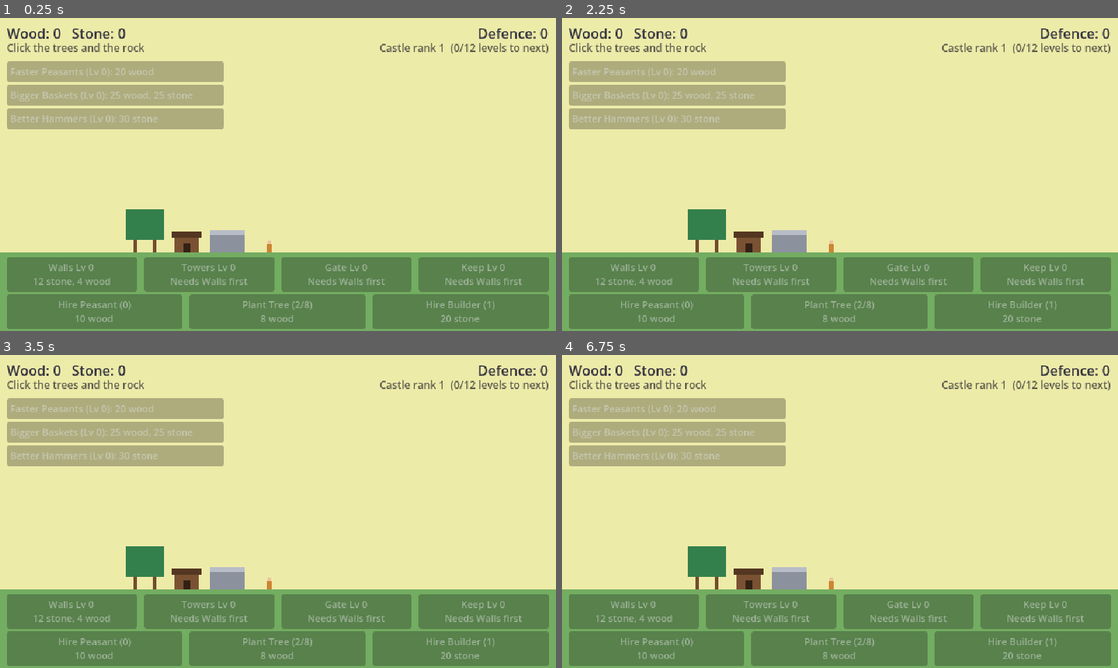
Above: before the commit, frames 1-4 (two rows, left to right).
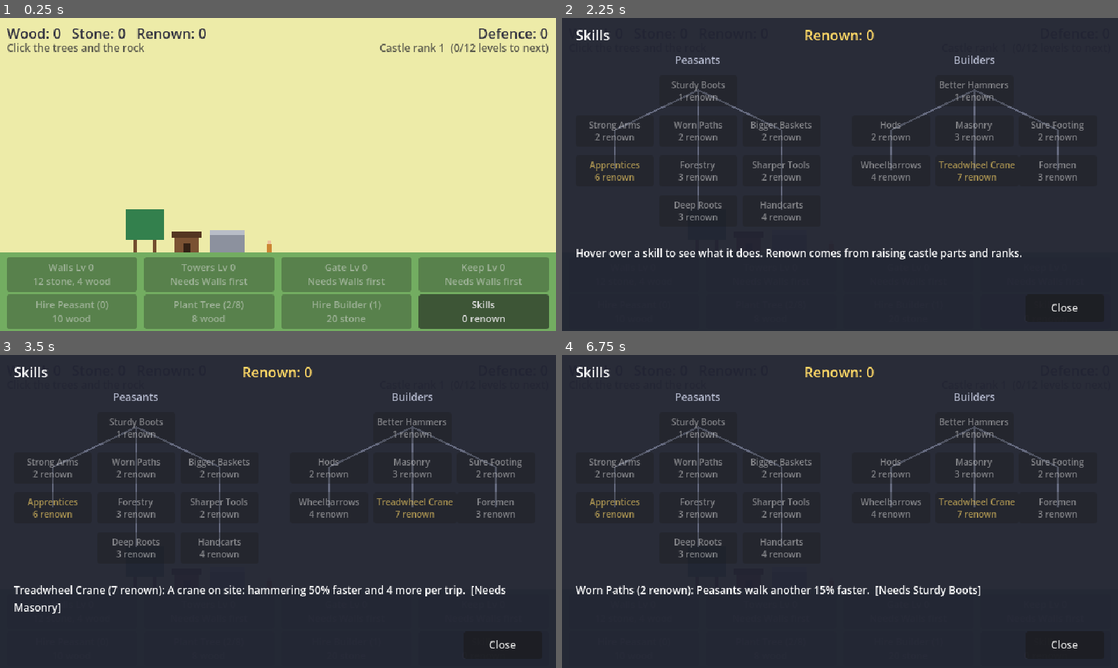
Above: after the commit, the same moments.

Repository: henrikmoepe-del/basebygger
Game: Godot game, scene res://scenes/main.tscn
The game is run twice, just before and just after one commit, with the same random seed, the same clock (stepped at 60 frames per second) and the same inputs.
Inputs (mouse positions are in pixels of both pictures, inside the frame that each line leads up to):
- Up to frame 1 (0.25 s): no input
- Up to frame 2 (2.25 s): click (1045, 312) at 0.5 s, where only the run after the commit has a clickable "Skills 0 renown"; click (1045, 312) at 1.25 s, where only the run after the commit has a clickable "Skills 0 renown"; click (1045, 312) at 2 s, where only the run after the commit has a clickable "Skills 0 renown"
- Up to frame 3 (3.5 s): tap Enter at 2.75 s; move the mouse to (400, 495) at 2.77 s; click (400, 495) at 2.92 s
- Up to frame 4 (6.75 s): tap Space at 3.5, 5, 6.5 s; move the mouse to (728, 527) at 3.52 s; click (728, 527) at 3.67 s; tap Enter at 4.25, 5.75 s; move the mouse to (895, 442) at 4.27 s; click (895, 442) at 4.42 s; move the mouse to (812, 574) at 5.02 s; click (812, 574) at 5.17 s; move the mouse to (1006, 558) at 5.77 s; click (1006, 558) at 5.92 s; move the mouse to (673, 464) at 6.52 s; click (673, 464) at 6.67 s

The runs differ from the first frame. In frame 1, 12% of the frame differs, in the area x 1-99%, y 3-100%; in frame 2, 100%; in frame 3, 100%, in the area x 0-100%, y 0-100%; in frame 4, 100%.

Commit message:
Add skill tree paid with renown
Raising a castle part gives 1 renown and a new castle rank gives 3.
Renown buys one-off skills on a new skill tree screen: 16 skills in
a Peasant and a Builder branch, each needing the one above it. The
tree replaces the three repeatable upgrade buttons.

Co-Authored-By: Claude Opus 5.5 <noreply@anthropic.com>

Diff:
--- a/scenes/main.tscn
+++ b/scenes/main.tscn
@@ -6,6 +6,7 @@
 [ext_resource type="Script" path="res://scripts/peasants.gd" id="4_peasants"]
 [ext_resource type="Script" path="res://scripts/grove.gd" id="5_grove"]
 [ext_resource type="Script" path="res://scripts/builders.gd" id="6_builders"]
+[ext_resource type="Script" path="res://scripts/skill_tree.gd" id="7_skills"]
 
 [node name="Main" type="Node2D"]
 
@@ -104,14 +105,6 @@
 text = "While you were away"
 horizontal_alignment = 2
 
-[node name="Upgrades" type="VBoxContainer" parent="HUD"]
-unique_name_in_owner = true
-offset_left = 8.0
-offset_top = 50.0
-offset_right = 258.0
-offset_bottom = 140.0
-theme_override_constants/separation = 3
-
 [node name="Parts" type="HBoxContainer" parent="HUD"]
 unique_name_in_owner = true
 offset_left = 8.0
@@ -150,3 +143,83 @@
 focus_mode = 0
 theme_override_font_sizes/font_size = 11
 text = "Hire Builder"
+
+[node name="SkillsButton" type="Button" parent="HUD/Actions"]
+unique_name_in_owner = true
+layout_mode = 2
+size_flags_horizontal = 3
+focus_mode = 0
+theme_override_font_sizes/font_size = 11
+text = "Skills"
+
+[node name="SkillTree" type="Control" parent="HUD"]
+unique_name_in_owner = true
+visible = false
+layout_mode = 3
+anchors_preset = 0
+offset_right = 640.0
+offset_bottom = 360.0
+script = ExtResource("7_skills")
+
+[node name="Title" type="Label" parent="HUD/SkillTree"]
+layout_mode = 0
+offset_left = 16.0
+offset_top = 8.0
+offset_right = 200.0
+offset_bottom = 32.0
+text = "Skills"
+
+[node name="SkillRenownLabel" type="Label" parent="HUD/SkillTree"]
+unique_name_in_owner = true
+layout_mode = 0
+offset_left = 220.0
+offset_top = 8.0
+offset_right = 420.0
+offset_bottom = 32.0
+theme_override_colors/font_color = Color(1, 0.85, 0.4, 1)
+text = "Renown: 0"
+horizontal_alignment = 1
+
+[node name="PeasantHeading" type="Label" parent="HUD/SkillTree"]
+layout_mode = 0
+offset_left = 16.0
+offset_top = 40.0
+offset_right = 298.0
+offset_bottom = 60.0
+theme_override_colors/font_color = Color(0.7, 0.72, 0.8, 1)
+theme_override_font_sizes/font_size = 12
+text = "Peasants"
+horizontal_alignment = 1
+
+[node name="BuilderHeading" type="Label" parent="HUD/SkillTree"]
+layout_mode = 0
+offset_left = 334.0
+offset_top = 40.0
+offset_right = 616.0
+offset_bottom = 60.0
+theme_override_colors/font_color = Color(0.7, 0.72, 0.8, 1)
+theme_override_font_sizes/font_size = 12
+text = "Builders"
+horizontal_alignment = 1
+
+[node name="SkillInfoLabel" type="Label" parent="HUD/SkillTree"]
+unique_name_in_owner = true
+layout_mode = 0
+offset_left = 16.0
+offset_top = 262.0
+offset_right = 624.0
+offset_bottom = 306.0
+theme_override_font_sizes/font_size = 12
+text = "Hover over a skill to see what it does. Renown comes from raising castle parts and ranks."
+autowrap_mode = 3
+
+[node name="SkillCloseButton" type="Button" parent="HUD/SkillTree"]
+unique_name_in_owner = true
+layout_mode = 0
+offset_left = 534.0
+offset_top = 318.0
+offset_right = 624.0
+offset_bottom = 350.0
+focus_mode = 0
+theme_override_font_sizes/font_size = 12
+text = "Close"
--- a/scripts/builder.gd
+++ b/scripts/builder.gd
@@ -31,7 +31,7 @@
 			_state = _choose_task()
 		State.TO_STOCK:
 			if _walk_to(stock_x + _offset, delta):
-				_carrying = GameState.job_take_load(GameState.BUILDER_LOAD)
+				_carrying = GameState.job_take_load(GameState.builder_load())
 				_state = State.TO_SITE if _carrying > 0 else State.IDLE
 		State.TO_SITE:
 			if _walk_to(site_x.call() + _offset, delta):
@@ -73,5 +73,5 @@
 
 ## Moves towards x and returns true once there.
 func _walk_to(x: float, delta: float) -> bool:
-	position.x = move_toward(position.x, x, speed * delta)
+	position.x = move_toward(position.x, x, speed * GameState.builder_speed_mult() * delta)
 	return is_equal_approx(position.x, x)
--- a/scripts/game_state.gd
+++ b/scripts/game_state.gd
@@ -11,9 +11,11 @@
 signal peasants_changed
 signal trees_changed
 signal builders_changed
-signal upgrades_changed
+## A skill was bought or renown changed.
+signal skills_changed
 
 const CastleData = preload("res://scripts/castle_data.gd")
+const SkillData = preload("res://scripts/skill_data.gd")
 const PEASANT_BASE_COST := 10
 const PEASANT_COST_GROWTH := 1.4
 const PEASANT_BASE_CARRY := 2
@@ -25,7 +27,10 @@
 const BUILDER_BASE_COST := 20
 const BUILDER_COST_GROWTH := 1.7
 ## How many units of material a builder carries per trip.
-const BUILDER_LOAD := 4
+const BUILDER_BASE_LOAD := 4
+## Renown pays for skills. It is earned by building the castle.
+const RENOWN_PER_LEVEL := 1
+const RENOWN_PER_RANK := 3
 
 ## No part can go above LEVELS_PER_RANK x castle rank. The rank rises with the
 ## total of all part levels, so the player must spread out before going higher.
@@ -41,20 +46,15 @@
 ## Peasant income is averaged over this many seconds.
 const INCOME_WINDOW := 30.0
 
-## Upgrades can be bought again and again; each level costs "growth" times more.
-const UPGRADES := {
-	"peasant_speed": {"name": "Faster Peasants", "cost": {"wood": 20}, "growth": 1.8},
-	"carry": {"name": "Bigger Baskets", "cost": {"wood": 25, "stone": 25}, "growth": 2.0},
-	"builder_speed": {"name": "Better Hammers", "cost": {"stone": 30}, "growth": 1.8},
-}
-
 ## What is in the stockhouse.
 var resources := {"wood": 0, "stone": 0}
 var part_levels := {"walls": 0, "towers": 0, "gate": 0, "keep": 0}
 var peasants := 0
 var trees := START_TREES
 var builders := START_BUILDERS
-var upgrades := {"peasant_speed": 0, "carry": 0, "builder_speed": 0}
+var renown := 0
+## Ids of the skills the player owns.
+var skills: Array[String] = []
 
 ## The building job: the one part being raised a level right now ("" = none).
 ## Its materials are paid for when ordered, then builders haul them from the
@@ -232,9 +232,14 @@
 func job_add_work(seconds: float) -> void:
 	job_work = minf(job_work + seconds, _job_work_allowed())
 	if job_hauled >= job_units and job_work >= job_work_total:
+		var rank_before := castle_rank()
 		part_levels[job_part] += 1
 		job_part = ""
+		renown += RENOWN_PER_LEVEL
+		if castle_rank() > rank_before:
+			renown += RENOWN_PER_RANK
 		castle_changed.emit()
+		skills_changed.emit()
 	job_progress_changed.emit()
 
 
@@ -247,7 +252,7 @@
 
 ## Seconds of hammering one builder does per second.
 func hammer_rate() -> float:
-	return 1.0 + 0.25 * upgrades.builder_speed
+	return 1.0 + skill_total("hammer")
 
 
 func _job_work_allowed() -> float:
@@ -260,7 +265,8 @@
 
 ## Each peasant costs more than the last (the classic incremental curve).
 func peasant_cost() -> Dictionary:
-	return {"wood": ceili(PEASANT_BASE_COST * pow(PEASANT_COST_GROWTH, peasants))}
+	var discount := 1.0 - skill_total("peasant_discount")
+	return {"wood": ceili(PEASANT_BASE_COST * pow(PEASANT_COST_GROWTH, peasants) * discount)}
 
 
 func hire_peasant() -> bool:
@@ -287,7 +293,8 @@
 
 
 func builder_cost() -> Dictionary:
-	return {"stone": ceili(BUILDER_BASE_COST * pow(BUILDER_COST_GROWTH, builders - START_BUILDERS))}
+	var discount := 1.0 - skill_total("builder_discount")
+	return {"stone": ceili(BUILDER_BASE_COST * pow(BUILDER_COST_GROWTH, builders - START_BUILDERS) * discount)}
 
 
 func hire_builder() -> bool:
@@ -298,15 +305,26 @@
 	return true
 
 
-func upgrade_cost(id: String) -> Dictionary:
-	return _scaled_cost(UPGRADES[id].cost, UPGRADES[id].growth, upgrades[id])
-
-
-func buy_upgrade(id: String) -> bool:
-	if not spend(upgrade_cost(id)):
-		return false
-	upgrades[id] += 1
-	upgrades_changed.emit()
+## Why the skill can't be bought right now, or "" if it can.
+func skill_block_reason(id: String) -> String:
+	var skill: Dictionary = SkillData.SKILLS[id]
+	if id in skills:
+		return "Owned"
+	if skill.requires != "" and not skill.requires in skills:
+		return "Needs %s" % SkillData.SKILLS[skill.requires].name
+	if renown < skill.cost:
+		return "Not enough renown"
+	return ""
+
+
+func buy_skill(id: String) -> bool:
+	if skill_block_reason(id) != "":
+		return false
+	renown -= SkillData.SKILLS[id].cost
+	skills.append(id)
+	skills_changed.emit()
+	# Skills change costs and speeds, so everything on screen refreshes.
+	resources_changed.emit()
 	return true
 
 
@@ -317,15 +335,50 @@
 	return cost
 
 
-# --- What the upgrades do ---
+# --- What skills do ---
+
+## Adds up one effect across all owned skills.
+func skill_total(effect: String) -> float:
+	var total := 0.0
+	for id in skills:
+		total += SkillData.SKILLS[id].effects.get(effect, 0.0)
+	return total
+
 
 func peasant_speed_mult() -> float:
-	return 1.0 + 0.2 * upgrades.peasant_speed
+	return 1.0 + skill_total("peasant_speed")
 
 
 ## How many resources a peasant carries per trip.
 func carry_amount() -> int:
-	return PEASANT_BASE_CARRY + upgrades.carry
+	return PEASANT_BASE_CARRY + int(skill_total("carry"))
+
+
+## Multiplies how long a peasant spends chopping or mining.
+func gather_time_mult() -> float:
+	return 1.0 / (1.0 + skill_total("gather_speed"))
+
+
+## How much one click from the player gathers.
+func click_amount() -> int:
+	return 1 + int(skill_total("click"))
+
+
+func tree_grow_mult() -> float:
+	return 1.0 + skill_total("tree_growth")
+
+
+func tree_bonus_wood() -> int:
+	return int(skill_total("tree_wood"))
+
+
+## How many units of material a builder carries per trip.
+func builder_load() -> int:
+	return BUILDER_BASE_LOAD + int(skill_total("builder_load"))
+
+
+func builder_speed_mult() -> float:
+	return 1.0 + skill_total("builder_speed")
 
 
 # --- Save and load ---
@@ -339,7 +392,8 @@
 		"peasants": peasants,
 		"trees": trees,
 		"builders": builders,
-		"upgrades": upgrades,
+		"renown": renown,
+		"skills": skills,
 		"income_rate": income_rate,
 		"job": {
 			"part": job_part, "units": job_units, "hauled": job_hauled,
@@ -366,11 +420,18 @@
 	# Missing or out-of-range values fall back to something safe.
 	_load_numbers(resources, data.get("resources"), true)
 	_load_numbers(part_levels, data.get("part_levels"), true)
-	_load_numbers(upgrades, data.get("upgrades"), true)
 	_load_numbers(income_rate, data.get("income_rate"), false)
 	peasants = maxi(int(data.get("peasants", 0)), 0)
 	trees = clampi(int(data.get("trees", START_TREES)), START_TREES, MAX_TREES)
 	builders = maxi(int(data.get("builders", START_BUILDERS)), START_BUILDERS)
+	renown = maxi(int(data.get("renown", 0)), 0)
+	skills.clear()
+	var saved_skills: Variant = data.get("skills")
+	if saved_skills is Array:
+		for id: Variant in saved_skills:
+			# Skip anything that is no longer in the skill tree.
+			if id is String and SkillData.SKILLS.has(id) and not id in skills:
+				skills.append(id)
 
 	var job: Variant = data.get("job")
 	if job is Dictionary and part_levels.has(job.get("part", "")) and float(job.get("work_total", 0.0)) > 0.0:
--- a/scripts/gather_spot.gd
+++ b/scripts/gather_spot.gd
@@ -26,7 +26,7 @@
 func _unhandled_input(event: InputEvent) -> void:
 	if event is InputEventMouseButton and event.pressed and event.button_index == MOUSE_BUTTON_LEFT:
 		if _rect().has_point(make_input_local(event).position) and take():
-			GameState.add_resource(resource_type, 1)
+			GameState.add_resource(resource_type, GameState.click_amount())
 			_pop()
 			get_viewport().set_input_as_handled()
 
--- a/scripts/hud.gd
+++ b/scripts/hud.gd
@@ -11,32 +11,32 @@
 @onready var plant_button: Button = %PlantButton
 @onready var builder_button: Button = %BuilderButton
 @onready var parts_box: HBoxContainer = %Parts
-@onready var upgrades_box: VBoxContainer = %Upgrades
+@onready var skills_button: Button = %SkillsButton
+@onready var skill_tree: Control = %SkillTree
 @onready var offline_label: Label = %OfflineLabel
 
-## Castle part id -> its button, and upgrade id -> its button.
+## Castle part id -> its button.
 var _part_buttons := {}
-var _upgrade_buttons := {}
 
 
 func _ready() -> void:
 	for changed: Signal in [
 		GameState.resources_changed, GameState.castle_changed, GameState.job_progress_changed,
 		GameState.peasants_changed, GameState.trees_changed, GameState.builders_changed,
-		GameState.upgrades_changed,
+		GameState.skills_changed,
 	]:
 		changed.connect(_refresh)
 	hire_button.pressed.connect(GameState.hire_peasant)
 	plant_button.pressed.connect(GameState.plant_tree)
 	builder_button.pressed.connect(GameState.hire_builder)
+	skills_button.pressed.connect(skill_tree.show)
 	_make_buttons()
 	_refresh()
 	_show_offline_report()
 
 
-## One button per castle part and per upgrade, made from the data in
-## CastleData.PARTS and GameState.UPGRADES, so adding one there is all it
-## takes to get it on screen.
+## One button per castle part, made from the data in CastleData.PARTS,
+## so adding a part there is all it takes to get it on screen.
 func _make_buttons() -> void:
 	for id: String in CastleData.PARTS:
 		var button := _new_button(11)
@@ -44,12 +44,6 @@
 		button.pressed.connect(GameState.order_part.bind(id))
 		parts_box.add_child(button)
 		_part_buttons[id] = button
-	for id: String in GameState.UPGRADES:
-		var button := _new_button(11)
-		button.alignment = HORIZONTAL_ALIGNMENT_LEFT
-		button.pressed.connect(GameState.buy_upgrade.bind(id))
-		upgrades_box.add_child(button)
-		_upgrade_buttons[id] = button
 
 
 func _new_button(font_size: int) -> Button:
@@ -74,7 +68,8 @@
 
 
 func _refresh() -> void:
-	resources_label.text = "Wood: %d   Stone: %d" % [GameState.resources.wood, GameState.resources.stone]
+	resources_label.text = "Wood: %d   Stone: %d   Renown: %d" % [
+		GameState.resources.wood, GameState.resources.stone, GameState.renown]
 	defence_label.text = "Defence: %d" % GameState.total_defence()
 	rank_label.text = "Castle rank %d  (%d/%d levels to next)" % [
 		GameState.castle_rank(), GameState.total_levels(), GameState.levels_for_next_rank()]
@@ -87,11 +82,8 @@
 	for id: String in _part_buttons:
 		_refresh_part_button(id, _part_buttons[id])
 
-	for id: String in _upgrade_buttons:
-		var cost := GameState.upgrade_cost(id)
-		var button: Button = _upgrade_buttons[id]
-		button.text = "%s (Lv %d): %s" % [GameState.UPGRADES[id].name, GameState.upgrades[id], _cost_text(cost)]
-		button.disabled = not GameState.can_afford(cost)
+	skills_button.text = "Skills
+%d renown" % GameState.renown
 
 
 func _refresh_part_button(id: String, button: Button) -> void:
--- a/scripts/peasant.gd
+++ b/scripts/peasant.gd
@@ -37,7 +37,7 @@
 				_timer = 0.0
 			elif _walk_to(_spot.position.x + _spot_offset, delta):
 				_state = State.WORKING
-				_timer = work_time
+				_timer = work_time * GameState.gather_time_mult()
 		State.WORKING:
 			_timer -= delta
 			if _timer <= 0.0:
--- /dev/null
+++ b/scripts/skill_data.gd
@@ -0,0 +1,80 @@
+extends RefCounted
+## The skill tree, as plain data. Skills are bought once with renown.
+##
+## "requires" is the skill that must be owned first ("" = none).
+## "effects" are added up across all owned skills; GameState turns the totals
+## into the actual numbers (see "What skills do" there).
+## "cell" is the skill's column and row on the skill tree screen.
+## "big" marks the few expensive skills that change more than a number.
+
+const SKILLS := {
+	# --- Peasant branch ---
+	"p_speed1": {
+		"name": "Sturdy Boots", "text": "Peasants walk 15% faster.",
+		"cost": 1, "requires": "", "effects": {"peasant_speed": 0.15}, "cell": Vector2i(1, 0),
+	},
+	"p_click": {
+		"name": "Strong Arms", "text": "Your own clicks gather 1 more.",
+		"cost": 2, "requires": "p_speed1", "effects": {"click": 1}, "cell": Vector2i(0, 1),
+	},
+	"p_speed2": {
+		"name": "Worn Paths", "text": "Peasants walk another 15% faster.",
+		"cost": 2, "requires": "p_speed1", "effects": {"peasant_speed": 0.15}, "cell": Vector2i(1, 1),
+	},
+	"p_carry1": {
+		"name": "Bigger Baskets", "text": "Peasants carry 1 more per trip.",
+		"cost": 2, "requires": "p_speed1", "effects": {"carry": 1}, "cell": Vector2i(2, 1),
+	},
+	"p_hire": {
+		"name": "Apprentices", "text": "Word spreads: peasants cost 25% less to hire.",
+		"cost": 6, "requires": "p_click", "effects": {"peasant_discount": 0.25}, "cell": Vector2i(0, 2),
+		"big": true,
+	},
+	"p_trees1": {
+		"name": "Forestry", "text": "Trees regrow 30% faster.",
+		"cost": 3, "requires": "p_speed2", "effects": {"tree_growth": 0.3}, "cell": Vector2i(1, 2),
+	},
+	"p_work1": {
+		"name": "Sharper Tools", "text": "Peasants chop and mine 30% quicker.",
+		"cost": 2, "requires": "p_carry1", "effects": {"gather_speed": 0.3}, "cell": Vector2i(2, 2),
+	},
+	"p_trees2": {
+		"name": "Deep Roots", "text": "Each tree holds 4 more wood.",
+		"cost": 3, "requires": "p_trees1", "effects": {"tree_wood": 4}, "cell": Vector2i(1, 3),
+	},
+	"p_carry2": {
+		"name": "Handcarts", "text": "Peasants carry 2 more per trip.",
+		"cost": 4, "requires": "p_work1", "effects": {"carry": 2}, "cell": Vector2i(2, 3),
+	},
+
+	# --- Builder branch ---
+	"b_hammer1": {
+		"name": "Better Hammers", "text": "Builders hammer 25% faster.",
+		"cost": 1, "requires": "", "effects": {"hammer": 0.25}, "cell": Vector2i(4, 0),
+	},
+	"b_load1": {
+		"name": "Hods", "text": "Builders carry 2 more per trip.",
+		"cost": 2, "requires": "b_hammer1", "effects": {"builder_load": 2}, "cell": Vector2i(3, 1),
+	},
+	"b_hammer2": {
+		"name": "Masonry", "text": "Builders hammer another 25% faster.",
+		"cost": 3, "requires": "b_hammer1", "effects": {"hammer": 0.25}, "cell": Vector2i(4, 1),
+	},
+	"b_speed1": {
+		"name": "Sure Footing", "text": "Builders walk 20% faster.",
+		"cost": 2, "requires": "b_hammer1", "effects": {"builder_speed": 0.2}, "cell": Vector2i(5, 1),
+	},
+	"b_load2": {
+		"name": "Wheelbarrows", "text": "Builders carry 4 more per trip.",
+		"cost": 4, "requires": "b_load1", "effects": {"builder_load": 4}, "cell": Vector2i(3, 2),
+	},
+	"b_crane": {
+		"name": "Treadwheel Crane", "text": "A crane on site: hammering 50% faster and 4 more per trip.",
+		"cost": 7, "requires": "b_hammer2", "effects": {"hammer": 0.5, "builder_load": 4}, "cell": Vector2i(4, 2),
+		"big": true,
+	},
+	"b_cost": {
+		"name": "Foremen", "text": "Builders cost 25% less to hire.",
+		"cost": 3, "requires": "b_speed1", "effects": {"builder_discount": 0.25}, "cell": Vector2i(5, 2),
+	},
+}
--- /dev/null
+++ b/scripts/skill_tree.gd
@@ -0,0 +1,83 @@
+extends Control
+## The skill tree screen: one button per skill in SkillData.SKILLS, laid out
+## by each skill's "cell", with lines from every skill to the one it requires.
+## It covers the whole screen while open, so clicks don't reach the game.
+
+const SkillData = preload("res://scripts/skill_data.gd")
+const ORIGIN := Vector2(16, 66)
+const CELL := Vector2(96, 46)
+## Extra space between the peasant columns (0-2) and the builder columns (3-5).
+const BRANCH_GAP := 30.0
+const NODE_SIZE := Vector2(90, 34)
+const BACKGROUND := Color(0.13, 0.14, 0.20, 0.96)
+const LINE_LOCKED := Color(0.40, 0.42, 0.50)
+const LINE_OWNED := Color(0.55, 0.80, 0.45)
+const OWNED_TEXT := Color(0.60, 1.0, 0.55)
+const BIG_TEXT := Color(1.0, 0.85, 0.40)
+
+@onready var renown_label: Label = %SkillRenownLabel
+@onready var info_label: Label = %SkillInfoLabel
+@onready var close_button: Button = %SkillCloseButton
+
+## Skill id -> its button.
+var _buttons := {}
+
+
+func _ready() -> void:
+	hide()
+	for id: String in SkillData.SKILLS:
+		var skill: Dictionary = SkillData.SKILLS[id]
+		var button := Button.new()
+		button.position = _cell_position(skill.cell)
+		button.size = NODE_SIZE
+		button.focus_mode = Control.FOCUS_NONE
+		button.add_theme_font_size_override("font_size", 10)
+		if skill.get("big", false):
+			button.add_theme_color_override("font_color", BIG_TEXT)
+			button.add_theme_color_override("font_disabled_color", Color(BIG_TEXT, 0.6))
+		button.pressed.connect(GameState.buy_skill.bind(id))
+		button.mouse_entered.connect(_show_info.bind(id))
+		add_child(button)
+		_buttons[id] = button
+	close_button.pressed.connect(hide)
+	GameState.skills_changed.connect(_refresh)
+	_refresh()
+
+
+func _draw() -> void:
+	draw_rect(Rect2(Vector2.ZERO, size), BACKGROUND)
+	for id: String in SkillData.SKILLS:
+		var skill: Dictionary = SkillData.SKILLS[id]
+		if skill.requires == "":
+			continue
+		var from := _cell_position(SkillData.SKILLS[skill.requires].cell) + NODE_SIZE / 2
+		var to := _cell_position(skill.cell) + NODE_SIZE / 2
+		draw_line(from, to, LINE_OWNED if skill.requires in GameState.skills else LINE_LOCKED, 2.0)
+
+
+func _cell_position(cell: Vector2i) -> Vector2:
+	var gap := BRANCH_GAP if cell.x >= 3 else 0.0
+	return ORIGIN + Vector2(cell.x * CELL.x + gap, cell.y * CELL.y)
+
+
+func _refresh() -> void:
+	renown_label.text = "Renown: %d" % GameState.renown
+	for id: String in _buttons:
+		var skill: Dictionary = SkillData.SKILLS[id]
+		var button: Button = _buttons[id]
+		var reason := GameState.skill_block_reason(id)
+		var owned := id in GameState.skills
+		button.text = "%s\n%s" % [skill.name, "Owned" if owned else "%d renown" % skill.cost]
+		button.disabled = reason != ""
+		if owned:
+			# Owned skills can't be clicked, but should still read clearly.
+			button.add_theme_color_override("font_disabled_color", OWNED_TEXT)
+	queue_redraw()
+
+
+func _show_info(id: String) -> void:
+	var skill: Dictionary = SkillData.SKILLS[id]
+	var reason := GameState.skill_block_reason(id)
+	info_label.text = "%s (%d renown): %s" % [skill.name, skill.cost, skill.text]
+	if reason != "":
+		info_label.text += "  [%s]" % reason
--- a/scripts/tree.gd
+++ b/scripts/tree.gd
@@ -2,10 +2,10 @@
 ## A tree: holds a limited amount of wood, and regrows after it is used up.
 ## More trees means more wood per minute, which is why planting matters.
 
-const MAX_WOOD := 8
+const BASE_WOOD := 8
 const GROW_TIME := 12.0
 
-var wood_left := MAX_WOOD
+var wood_left := BASE_WOOD
 ## 0 = just planted (or chopped down), 1 = fully grown.
 var growth := 1.0
 
@@ -18,6 +18,10 @@
 func start_as_sapling() -> void:
 	growth = 0.0
 	wood_left = 0
+
+
+func max_wood() -> int:
+	return BASE_WOOD + GameState.tree_bonus_wood()
 
 
 func can_gather() -> bool:
@@ -36,9 +40,9 @@
 
 func _process(delta: float) -> void:
 	if growth < 1.0:
-		growth = minf(growth + delta / GROW_TIME, 1.0)
+		growth = minf(growth + delta * GameState.tree_grow_mult() / GROW_TIME, 1.0)
 		if growth >= 1.0:
-			wood_left = MAX_WOOD
+			wood_left = max_wood()
 		queue_redraw()
 
 
@@ -47,7 +51,7 @@
 	var s := lerpf(0.25, 1.0, growth)
 	var w := size.x * s
 	var h := size.y * s
-	var fullness := 1.0 if growth < 1.0 else lerpf(0.55, 1.0, float(wood_left) / MAX_WOOD)
+	var fullness := 1.0 if growth < 1.0 else lerpf(0.55, 1.0, float(wood_left) / max_wood())
 	var canopy := Color(0.45, 0.70, 0.40) if growth < 1.0 else Color(0.20, 0.50, 0.30)
 	draw_rect(Rect2(-maxf(1.0, 2.0 * s), -h * 0.45, maxf(2.0, 4.0 * s), h * 0.45), Color(0.45, 0.30, 0.18))
 	draw_rect(Rect2(-w * fullness / 2, -h, w * fullness, h * 0.7), canopy)
Not shown, added: scripts/skill_data.gd.uid
Not shown, added: scripts/skill_tree.gd.uid
Not shown, changed: CLAUDE.md
